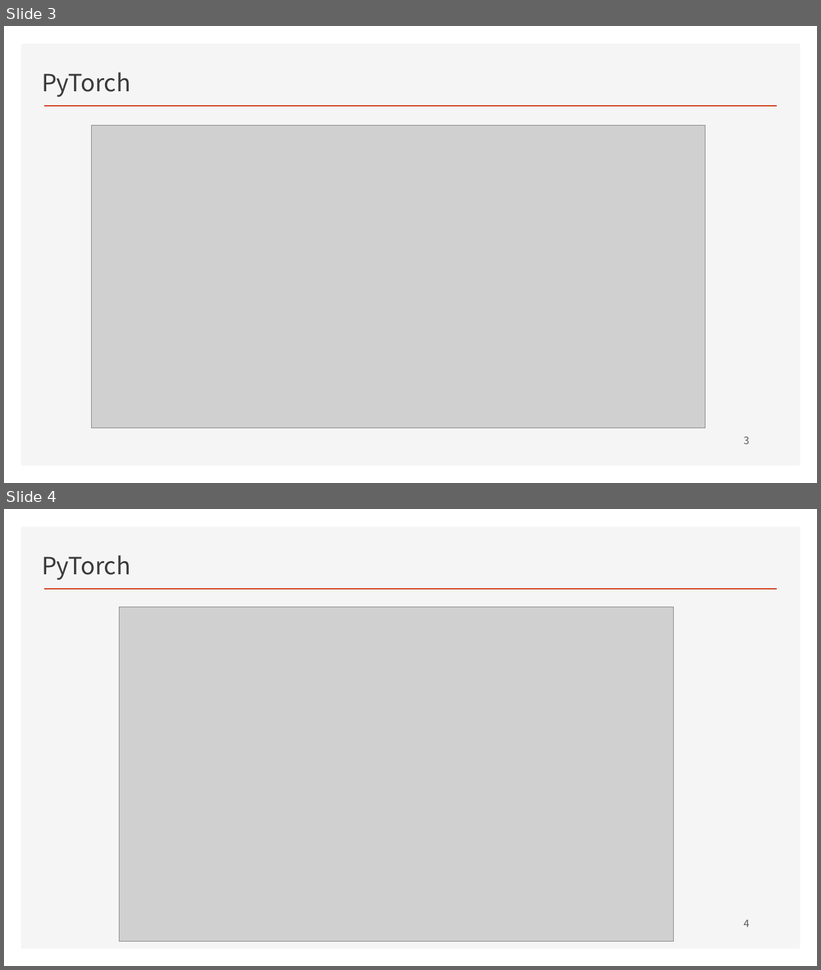
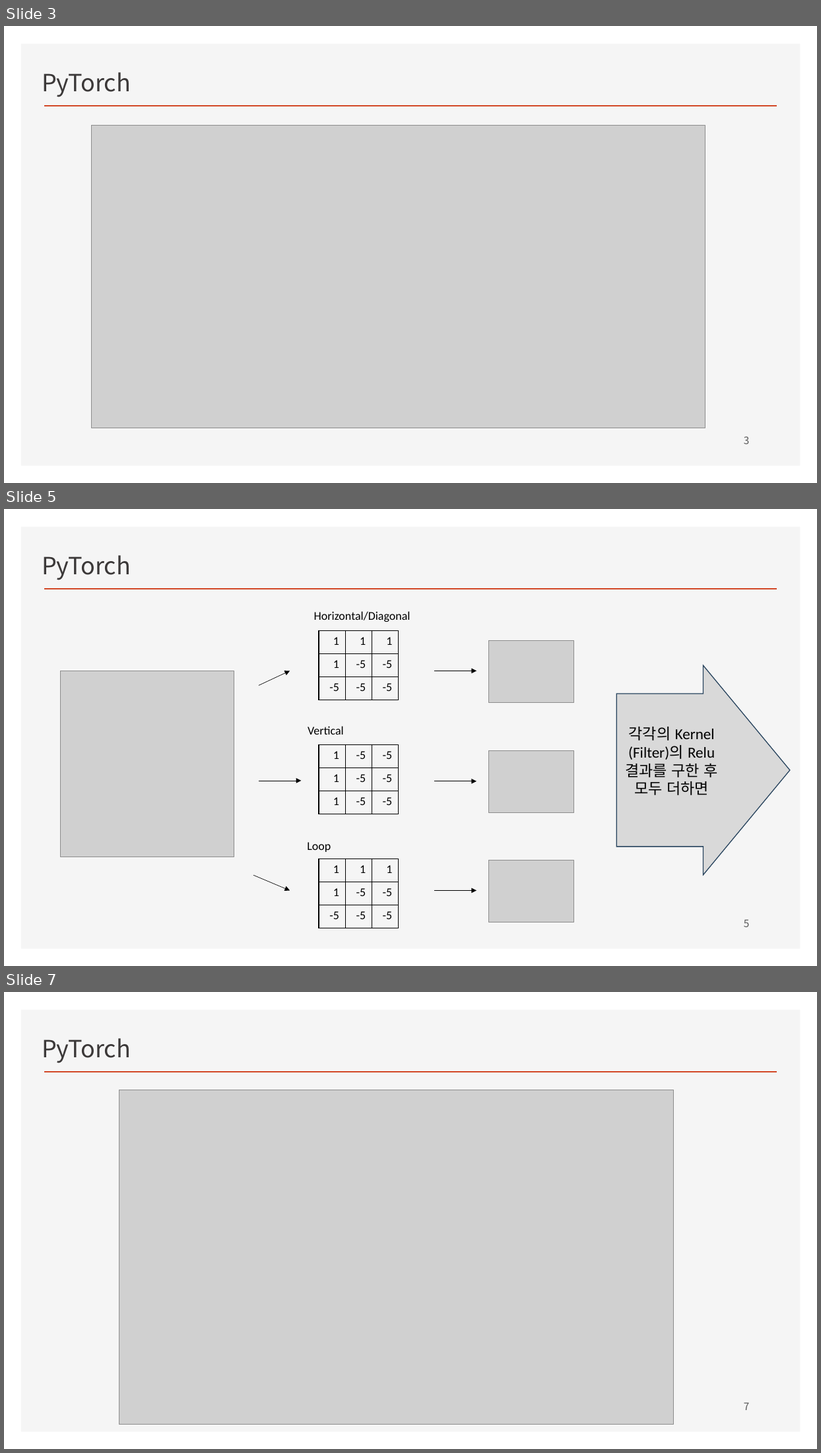
Before and after one commit to ancestor9/2026_Fall_Deep-Learning-with-Python, a slide deck: CNN/CNN.pptx. Shown one above the other, each under a label of ours: slides 3 and 4 before the commit, slides 3, 5 and 7 after it; the slides between them are not shown. The pictures are 821x970 and 821x1453 pixels, drawn with LibreOffice and Linux fonts; fonts in the diff are those of the drawing; grey boxes stand for pictures; background and template pictures are left out. Boxes give left, top, right and bottom in pixels: in the first picture for what was removed or moved away, otherwise in the second. Text is boxed around its words. In the diff, an @@ line names an element or a change of style, - is before the commit and + after.

```diff
--- a/CNN/CNN.pptx
+++ b/CNN/CNN.pptx
@@ slide 5 added at box(4, 509, 817, 966), background #FFFFFF; not listed: 2 template elements that a slide beside it also shows @@
@@ text added at box(42, 555, 131, 580), 28 pt, text #3B3838 @@
+PyTorch
@@ text added at box(314, 611, 411, 622), 14 pt, text #000000 @@
+Horizontal/Diagonal
@@ table added at box(319, 631, 399, 700), 3 rows, 3 columns @@
+1 | 1 | 1
+1 | -5 | -5
+-5 | -5 | -5
@@ picture added at box(489, 641, 574, 703) @@
@@ right arrow added at box(617, 666, 790, 875), fill #D9D9D9, outline #28445D 1 pt, 18 pt, text #000000 @@
+각각의 Kernel (Filter)의 Relu 결과를 구한 후 모두 더하면
@@ picture added at box(61, 671, 234, 858) @@
@@ arrow added from (259, 685) to (290, 671), #000000 0.5 pt @@
@@ arrow added from (434, 671) to (477, 671), #000000 0.5 pt @@
@@ text added at box(308, 726, 344, 735), 14 pt, text #000000 @@
+Vertical
@@ table added at box(319, 745, 399, 815), 3 rows, 3 columns @@
+1 | -5 | -5
+1 | -5 | -5
+1 | -5 | -5
@@ picture added at box(489, 751, 574, 813) @@
@@ arrow added from (259, 781) to (301, 781), #000000 0.5 pt @@
@@ arrow added from (434, 782) to (477, 782), #000000 0.5 pt @@
@@ text added at box(307, 842, 331, 852), 14 pt, text #000000 @@
+Loop
@@ table added at box(319, 859, 399, 929), 3 rows, 3 columns @@
+1 | 1 | 1
+1 | -5 | -5
+-5 | -5 | -5
@@ picture added at box(489, 860, 574, 923) @@
@@ arrow added from (253, 875) to (290, 891), #000000 0.5 pt @@
@@ arrow added from (434, 891) to (477, 891), #000000 0.5 pt @@
@@ page number added at box(744, 920, 750, 927), 12 pt, text #595959 @@
+5
@@ what was slide 4 is now slide 7 @@
@@ page number at box(744, 1403, 750, 1410): text changed @@
-4
+7
```
Also in this commit, not shown: 2 other slides added, 1 other file.
